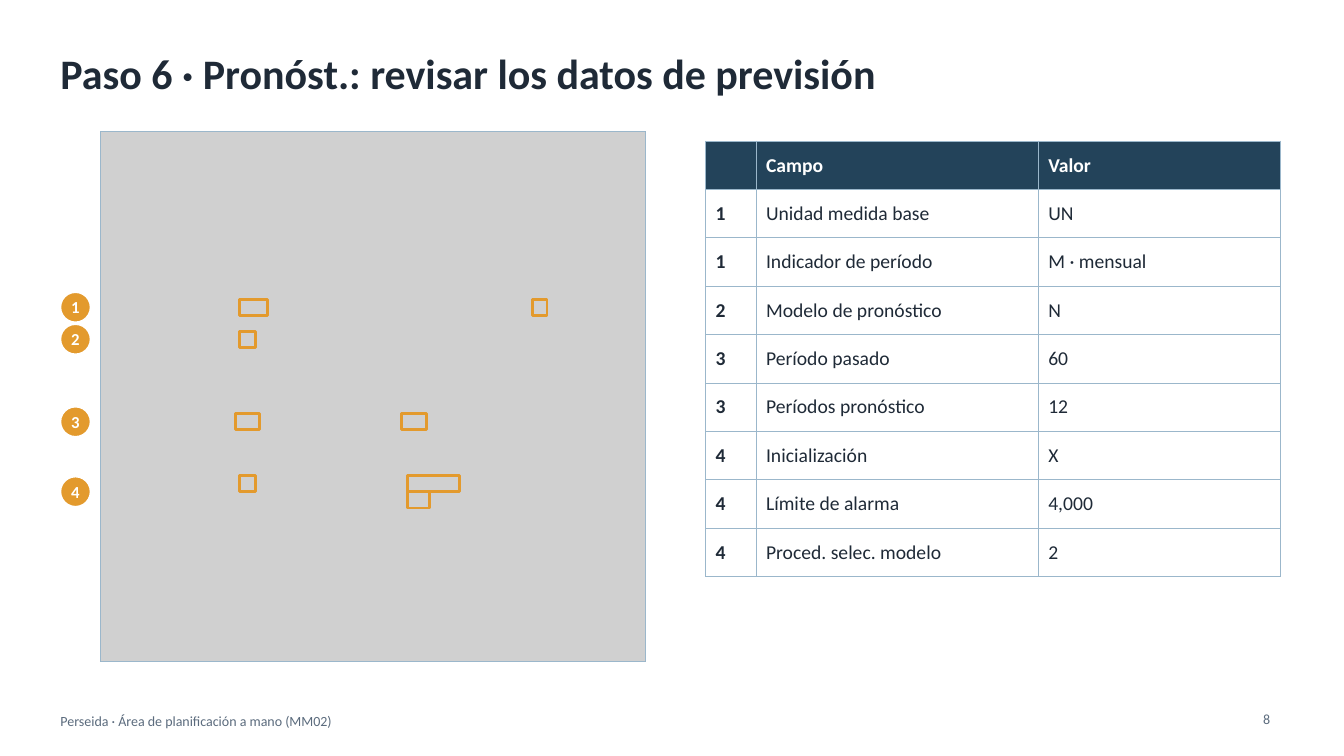
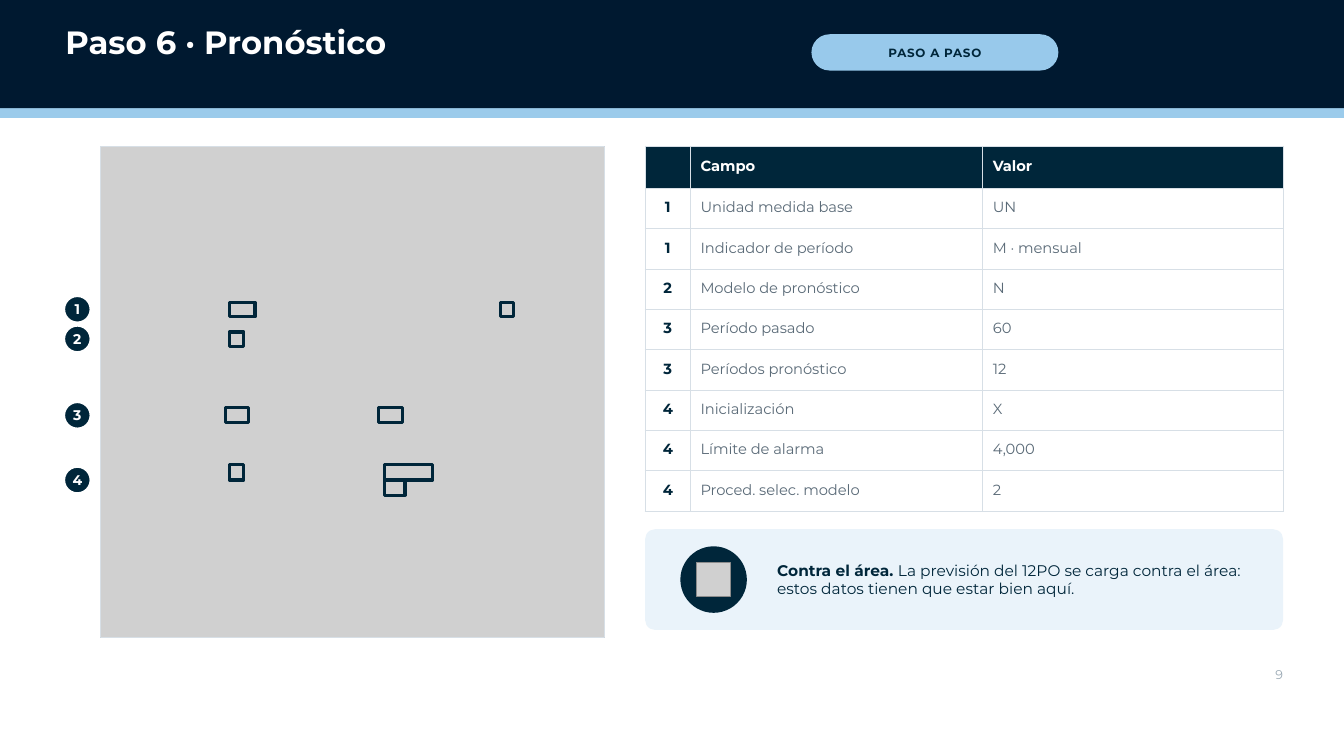
Before and after one commit to Enrique24799/PERSEIDA, a slide deck: slide 9 of manuales/Manual_MM02_area_planificacion.pptx (slide 8 before the commit). Drawn at 1344x756 pixels with LibreOffice and Linux fonts; fonts in the diff are those of the drawing; grey boxes stand for pictures; background and template pictures are left out. Boxes give left, top, right and bottom in pixels: in the first picture for what was removed or moved away, otherwise in the second. Text is boxed around its words. In the diff, an @@ line names an element or a change of style, - is before the commit and + after.

```diff
--- a/manuales/Manual_MM02_area_planificacion.pptx
+++ b/manuales/Manual_MM02_area_planificacion.pptx
@@ rectangle added at [0,0,1344,108], fill #001930 @@
@@ title added at [65,28,386,55], 23 pt, text #FFFFFF, bold @@
+Paso 6 · Pronóstico
@@ title removed at [60,59,875,96] @@
-Paso 6 · Pronóst.: revisar los datos de previsión
@@ rounded rectangle added at [812,34,1059,71], fill #98C9EB, 8.5 pt, text #00263A, bold @@
+PASO A PASO
@@ rectangle added at [0,100,1344,118], fill #9BCBEB @@
@@ picture: place and size @@
-picture at [101,131,645,662]
+picture at [101,146,605,638]
@@ rectangle: place and size @@
-rectangle at [101,131,645,662]
+rectangle at [101,146,605,638]
@@ rectangle at [101,146,605,638]: outline #9BB7CB 0.75 pt to #D7DFE6 0.75 pt @@
@@ table at [645,146,1284,511] @@
@@ fill #23435A to #00263A in row 1 @@
@@ size 14 to 10.5 pt, font Calibri to Montserrat @@
@@ text colour #1F2A37 to #00263A in "1", "1", "2", "3" and 4 more places @@
@@ text colour #1F2A37 to #5B6B78 in "Unidad medida base", "UN", "Indicador de período", "M · mensual" and 12 more places @@
@@ alignment left to centre @@
@@ borders changed @@
@@ table: place and size @@
-table at [706,141,1280,563]
+table at [645,146,1284,511]
@@ ellipse "1": place and size @@
-ellipse "1" at [60,292,91,323]
+ellipse "1" at [65,296,91,323]
@@ ellipse "2": place and size @@
-ellipse "2" at [60,325,91,355]
+ellipse "2" at [65,326,91,352]
@@ rectangle: place and size @@
-rectangle at [240,299,267,315]
+rectangle at [230,302,255,317]
@@ rectangle: place and size @@
-rectangle at [532,299,547,315]
+rectangle at [500,302,514,317]
@@ rectangle: place and size @@
-rectangle at [240,332,255,347]
+rectangle at [230,332,244,346]
@@ ellipse "3": place and size @@
-ellipse "3" at [60,406,91,437]
+ellipse "3" at [65,402,91,429]
@@ rectangle: place and size @@
-rectangle at [236,413,260,430]
+rectangle at [226,408,249,423]
@@ rectangle: place and size @@
-rectangle at [401,413,426,430]
+rectangle at [379,408,402,423]
@@ size 12 to 10 pt, font Calibri to Montserrat; fill #E39A2D to #00263A in 4 elements at [65,326,91,352], [65,296,91,323], [65,402,91,429], [65,467,91,493] @@
@@ ellipse "4": place and size @@
-ellipse "4" at [60,477,91,507]
+ellipse "4" at [65,467,91,493]
@@ rectangle: place and size @@
-rectangle at [240,476,255,492]
+rectangle at [230,465,244,480]
@@ rectangle: place and size @@
-rectangle at [407,476,460,492]
+rectangle at [384,465,433,480]
@@ outline #E39A2D 2 pt to #00263A 2.25 pt in 8 elements at [230,332,244,346], [226,408,249,423], [230,302,255,317], [230,465,244,480], [379,408,402,423], [500,302,514,317], [384,465,433,480], [384,480,404,495] @@
@@ rectangle: place and size @@
-rectangle at [407,492,430,508]
+rectangle at [384,480,404,495]
@@ rounded rectangle added at [645,529,1284,630], fill #EAF3FA @@
@@ ellipse added at [681,546,747,613], fill #00263A @@
@@ picture added at [698,563,731,596] @@
@@ text added at [777,564,1241,597], 11 pt, text #00263A @@
+Contra el área. La previsión del 12PO se carga contra el área: estos datos tienen que estar bien aquí.
@@ page number added at [1275,670,1283,679], 9 pt, text #9AA9B4 @@
+9
@@ text removed at [60,714,331,728] @@
-Perseida · Área de planificación a mano (MM02)
@@ page number removed at [1263,714,1270,724] @@
-8
```
Also in this commit, not shown: 9 other slides changed, 2 slides added, 1 slide removed, 2 other files.
